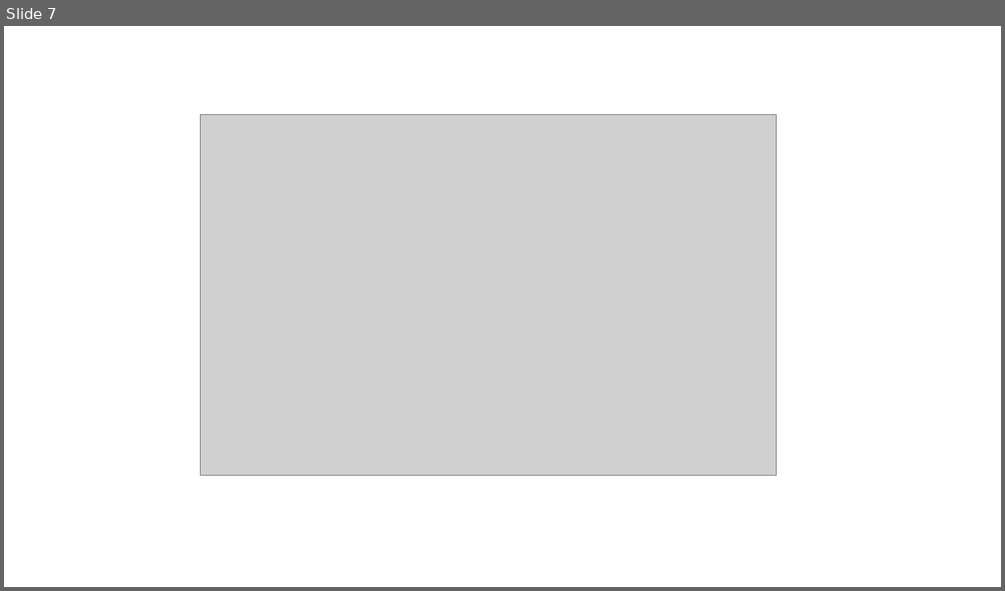
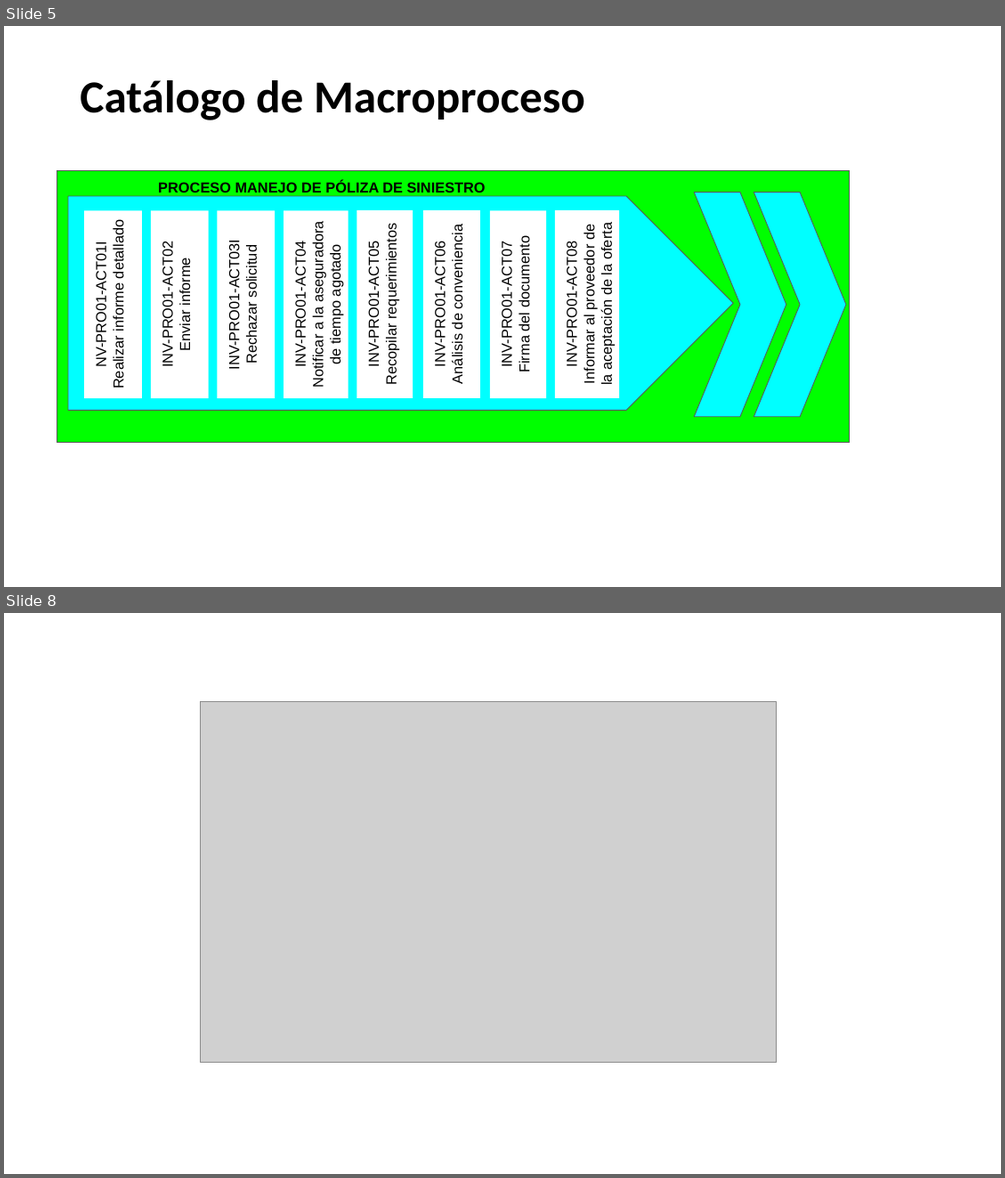
Before and after one commit to AndresFelipeGualdron/AUPN, a slide deck: AUPN.pptx. Shown one above the other, each under a label of ours: slide 7 before the commit, slides 5 and 8 after it; the slides between them are not shown. The pictures are 1005x591 and 1005x1178 pixels, drawn with LibreOffice and Linux fonts; fonts in the diff are those of the drawing; grey boxes stand for pictures; background and template pictures are left out. Boxes give left, top, right and bottom in pixels: in the first picture for what was removed or moved away, otherwise in the second. Text is boxed around its words. In the diff, an @@ line names an element or a change of style, - is before the commit and + after.

```diff
--- a/AUPN.pptx
+++ b/AUPN.pptx
@@ slide 5 added at (4, 26, 1001, 587), background picture (left out) @@
@@ title added at (80, 80, 585, 120), 44 pt, text #000000, bold @@
+Catálogo de Macroproceso
@@ rectangle added at (57, 170, 850, 442), fill #00FF00, outline #595959 0.75 pt @@
@@ text added at (158, 180, 485, 192), 14 pt, text #000000, bold @@
+PROCESO MANEJO DE PÓLIZA DE SINIESTRO
@@ pentagon arrow added at (68, 196, 734, 410), fill #00FFFF, outline #595959 0.75 pt @@
@@ rectangle added at (84, 211, 142, 398), fill #FFFFFF, 14 pt, text #000000 @@
+NV-PRO01-ACT01I
+Realizar informe detallado
@@ rectangle added at (151, 211, 208, 398), fill #FFFFFF, 14 pt, text #000000 @@
+INV-PRO01-ACT02
+Enviar informe
@@ rectangle added at (217, 211, 275, 398), fill #FFFFFF, 14 pt, text #000000 @@
+INV-PRO01-ACT03I
+Rechazar solicitud
@@ rectangle added at (284, 210, 348, 398), fill #FFFFFF, 14 pt, text #000000 @@
+INV-PRO01-ACT04
+Notificar a la aseguradora de tiempo agotado
@@ rectangle added at (357, 210, 413, 398), fill #FFFFFF, 14 pt, text #000000 @@
+INV-PRO01-ACT05
+Recopilar requerimientos
@@ rectangle added at (423, 210, 480, 398), fill #FFFFFF, 14 pt, text #000000 @@
+INV-PRO01-ACT06
+Análisis de conveniencia
@@ rectangle added at (490, 211, 546, 398), fill #FFFFFF, 14 pt, text #000000 @@
+INV-PRO01-ACT07
+Firma del documento
@@ rectangle added at (555, 210, 619, 398), fill #FFFFFF, 14 pt, text #000000 @@
+INV-PRO01-ACT08
+Informar al proveedor de la aceptación de la oferta
@@ chevron added at (695, 192, 786, 417), fill #00FFFF, outline #595959 0.75 pt @@
@@ chevron added at (754, 192, 846, 417), fill #00FFFF, outline #595959 0.75 pt @@
@@ what was slide 7 is now slide 8 @@
```
Also in this commit, not shown: 9 slides changed.
